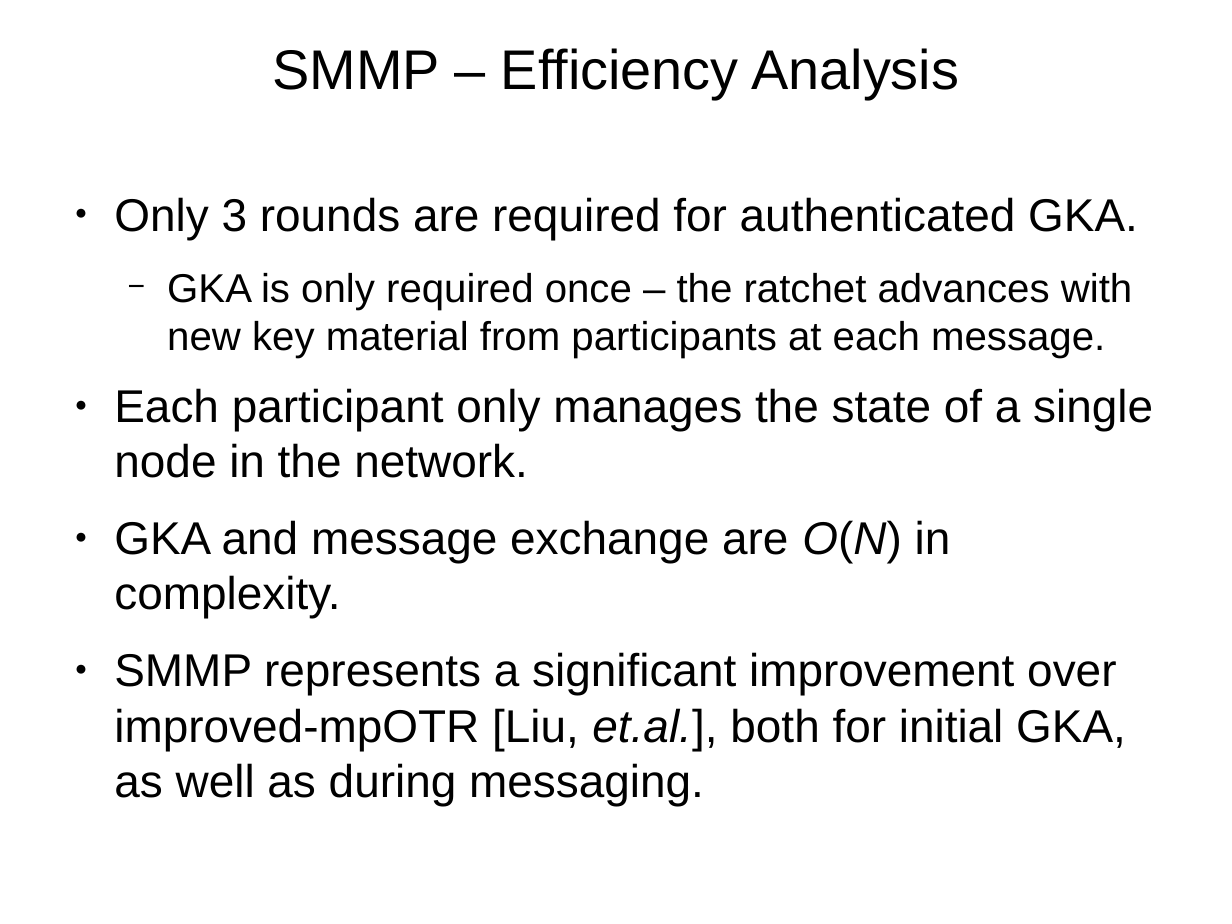
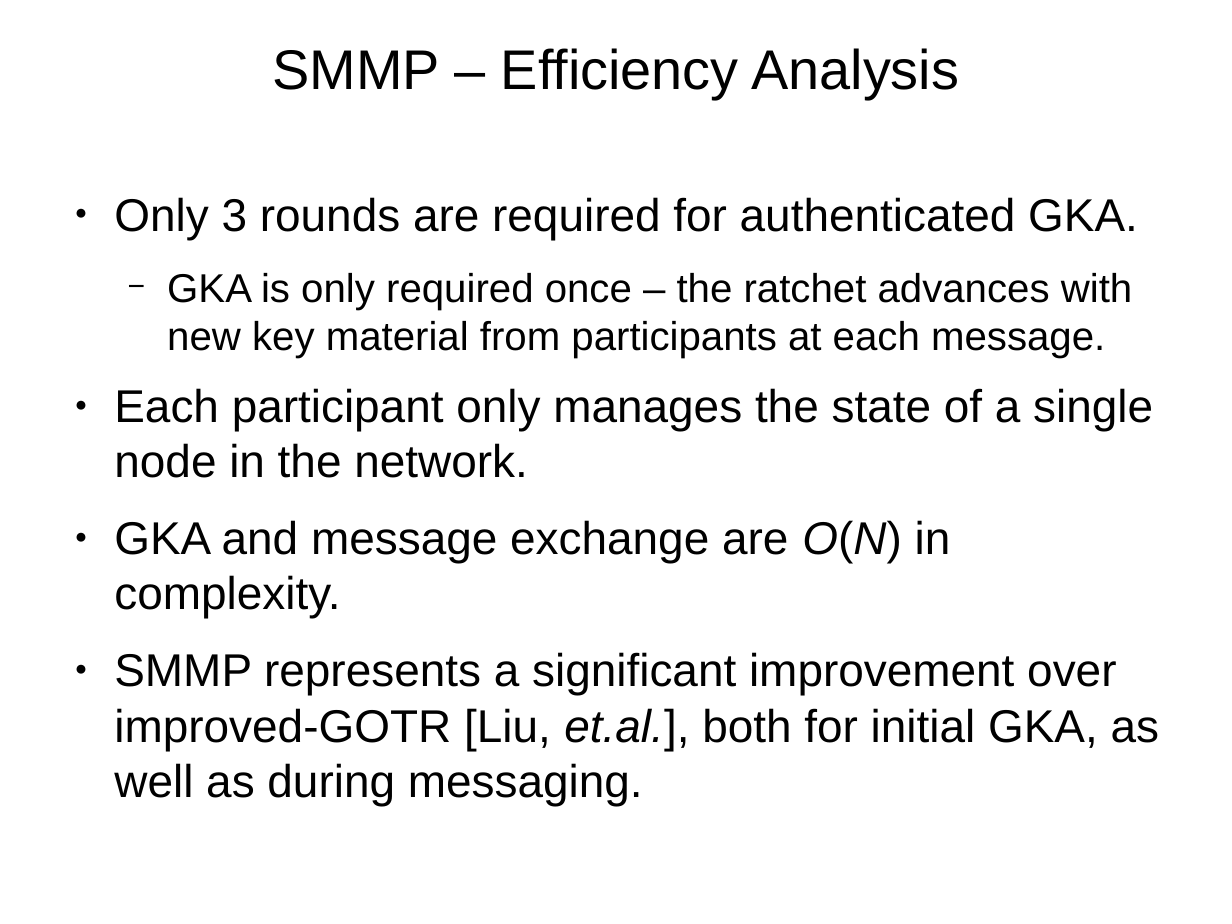
Before and after one commit to rxcomm/smmp, a slide deck: slide 32 of spec/slideshow.odp. Drawn at 1232x924 pixels with LibreOffice and Linux fonts; fonts in the diff are those of the drawing. Boxes give left, top, right and bottom in pixels: in the first picture for what was removed or moved away, otherwise in the second. Text is boxed around its words. In the diff, an @@ line names an element or a change of style, - is before the commit and + after.

```diff
--- a/spec/slideshow.odp
+++ b/spec/slideshow.odp
@@ text at [114,652,1160,806]: text changed @@
-● SMMP represents a significant improvement over improved-mpOTR [Liu, et.al.], both for initial GKA, as well as during messaging.
+● SMMP represents a significant improvement over improved-GOTR [Liu, et.al.], both for initial GKA, as well as during messaging.
```
Also in this commit, not shown: 6 other slides changed, 1 other file.
